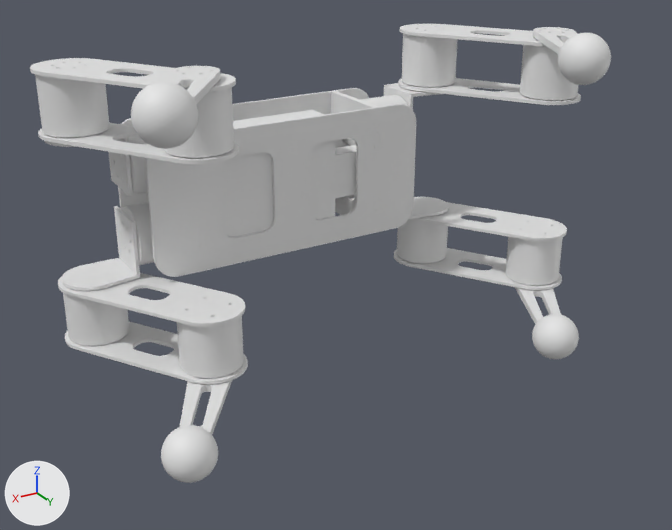
A saved change to the glTF model quad00/out/assembly/quad-hybrid.glb.
Both versions are drawn from a 50 mm lens placed at (405.0, 801.0, 286.0), pointed at (-2.0, 121.0, -54.0). Arrows for +X, +Y and +Z are at lower left; the lights stay in place. The older version comes first.

The first picture shows 'chassis-deck-whole-bottom', 'int-battery', 'paw.fl', 'paw.fr', 'paw.rl', 'paw.rr', 'rs00-hip.fl', 'rs00-knee.fl', 'rs00-knee.fr', 'rs00-knee.rl', 'rs00-knee.rr', 'shin.fl', 'shin.fr', 'shin.rl', 'shin.rr', 'thigh-inner.fl', 'thigh-inner.fr', 'thigh-inner.rl', 'thigh-inner.rr', 'thigh-outer.fl', 'thigh-outer.fr', 'thigh-outer.rl', 'thigh-outer.rr', 'yoke.fr' and 14 more.
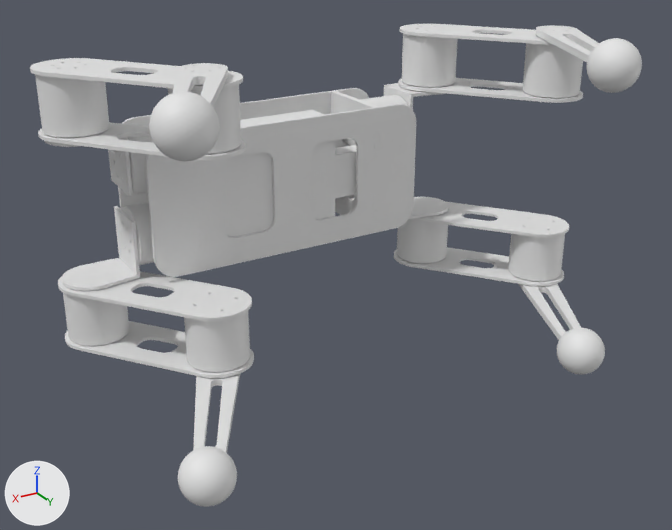
Patch to the scene script:
```diff
--- a/quad00/out/assembly/quad-hybrid.glb.py
+++ b/quad00/out/assembly/quad-hybrid.glb.py
@@ me_thigh_inner @@
 # used by ob_thigh_inner_fl; location = (190.0, 0.0, 70.0)
-me_thigh_inner.from_pydata(...)  # 1228 vertices, 2476 faces; spans x -100.0..32.0, y -32.0..142.0, z 0.0..3.0
+me_thigh_inner.from_pydata(...)  # 1228 vertices, 2476 faces; spans x -110.0..32.0, y -32.0..136.0, z 0.0..3.0
+# me_thigh_inner part 1: the whole mesh is turned 5.1 degrees about the z axis through the mesh origin
@@ me_thigh_outer @@
 # used by ob_thigh_outer_fl; location = (190.0, 0.0, 70.0)
-me_thigh_outer.from_pydata(...)  # 1612 vertices, 3252 faces; spans x -100.0..32.0, y -32.0..142.0, z 56.0..59.0
+me_thigh_outer.from_pydata(...)  # 1612 vertices, 3252 faces; spans x -110.0..32.0, y -32.0..136.0, z 56.0..59.0
+# me_thigh_outer part 2: the whole mesh is turned 5.1 degrees about the z axis through the mesh origin
@@ me_shin @@
 # used by ob_shin_fl; location = (190.0, 0.0, 70.0)
-me_shin.from_pydata(...)  # 1416 vertices, 2856 faces; spans x -88.5..11.0, y 90.5..232.0, z 60.4..66.8
+me_shin.from_pydata(...)  # 1416 vertices, 2856 faces; spans x -98.0..11.0, y 84.0..266.0, z 60.4..66.8
+# me_shin part 3: 4 vertices moved within x -79.5..-67.7, y 98.2..116.0, z 60.4..66.8; 1408 vertices removed from x -88.5..11.0, y 90.5..232.0, z 60.4..66.8; 1408 vertices added at x -98.0..11.0, y 84.0..266.0, z 60.4..66.8
@@ me_paw @@
 # used by ob_paw_fl; location = (190.0, 0.0, 70.0)
-me_paw.from_pydata(...)  # 642 vertices, 1280 faces; spans x -22.0..22.0, y 199.0..243.0, z 41.6..85.6
+me_paw.from_pydata(...)  # 642 vertices, 1280 faces; spans x -22.0..22.0, y 233.1..276.9, z 41.6..85.6
+# me_paw part 4: the whole mesh is turned 4.5 degrees about the z axis through its middle, then moved by (0.0, 34.0, 0.0)
@@ me_rs00_knee @@
 # used by ob_rs00_knee_fl; location = (190.0, 0.0, 70.0)
-me_rs00_knee.from_pydata(...)  # 130 vertices, 256 faces; spans x -97.0..-40.0, y 82.0..139.0, z 4.2..55.2
+me_rs00_knee.from_pydata(...)  # 130 vertices, 256 faces; spans x -106.5..-49.6, y 75.5..132.4, z 4.2..55.2
+# me_rs00_knee part 5: the whole mesh is turned 5.1 degrees about the z axis through the mesh origin
```

Where the change shows, as pixel boxes (x1, y1, x2, y2) in the pictures (672 x 530 px; the box of a moved part takes in the faces that stretch with it):
'thigh-inner.fr', turned: before (58, 273, 245, 327); after (58, 271, 252, 321)
'paw.fl', moved, turned: before (131, 82, 198, 149); after (149, 91, 220, 162)
'paw.fr', moved, turned: before (161, 425, 218, 483); after (178, 446, 237, 507)
'thigh-outer.fr', turned: before (65, 322, 248, 384); after (65, 321, 254, 378)
'rs00-knee.fr', moved, turned: before (177, 316, 244, 378); after (184, 311, 250, 372)
'paw.rl', moved, turned: before (558, 33, 611, 85); after (587, 38, 642, 93)
'thigh-outer.fl', turned: before (30, 58, 236, 92); after (30, 58, 243, 90)
'rs00-knee.fl', moved, turned: before (164, 81, 234, 158); after (168, 85, 241, 154)
'thigh-inner.rr', turned: before (410, 202, 567, 241); after (410, 202, 569, 237)
'shin.fr', reshaped: before (179, 380, 232, 435); after (193, 374, 240, 453)
'rs00-knee.rl', moved, turned: before (520, 45, 578, 100); after (523, 37, 583, 98)
'paw.rr', moved, turned: before (532, 314, 579, 359); after (557, 328, 605, 375)
'thigh-inner.fl', turned: before (38, 123, 239, 164); after (38, 122, 246, 160)
'rs00-knee.rr', moved, turned: before (506, 237, 563, 285); after (508, 234, 565, 281)
'thigh-outer.rr', turned: before (394, 248, 562, 290); after (394, 247, 564, 286)
'thigh-inner.rl', turned: before (398, 78, 581, 105); after (398, 78, 583, 103)
'thigh-outer.rl', turned: before (400, 24, 547, 47); after (400, 24, 553, 45)
'shin.rr', reshaped: before (515, 287, 561, 324); after (519, 284, 581, 340)
'shin.fl', reshaped: before (163, 66, 221, 104); after (173, 63, 228, 107)
'shin.rl', reshaped: before (533, 27, 577, 54); after (536, 25, 599, 62)
part 1 of me_thigh_inner, moved or reshaped: before (69, 79, 581, 327); after (69, 79, 583, 321)
part 2 of me_thigh_outer, moved or reshaped: before (56, 25, 562, 384); after (56, 25, 564, 378)
part 3 of me_shin, moved or reshaped: before (163, 27, 577, 435); after (173, 25, 599, 453)
part 4 of me_paw, moved or reshaped: before (131, 33, 611, 483); after (149, 38, 642, 507)
part 5 of me_rs00_knee, moved or reshaped: before (164, 45, 578, 378); after (168, 37, 583, 372)
